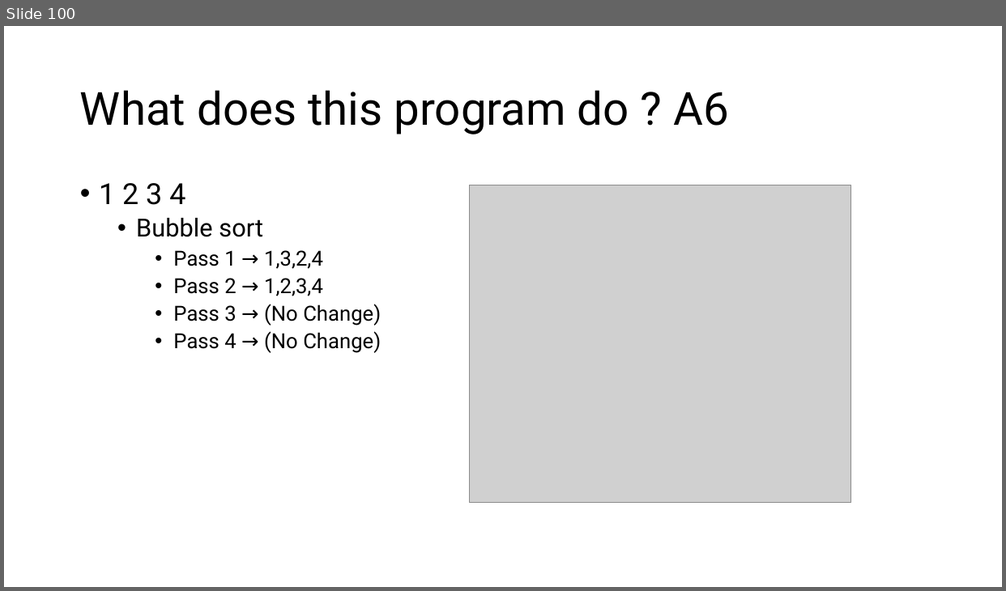
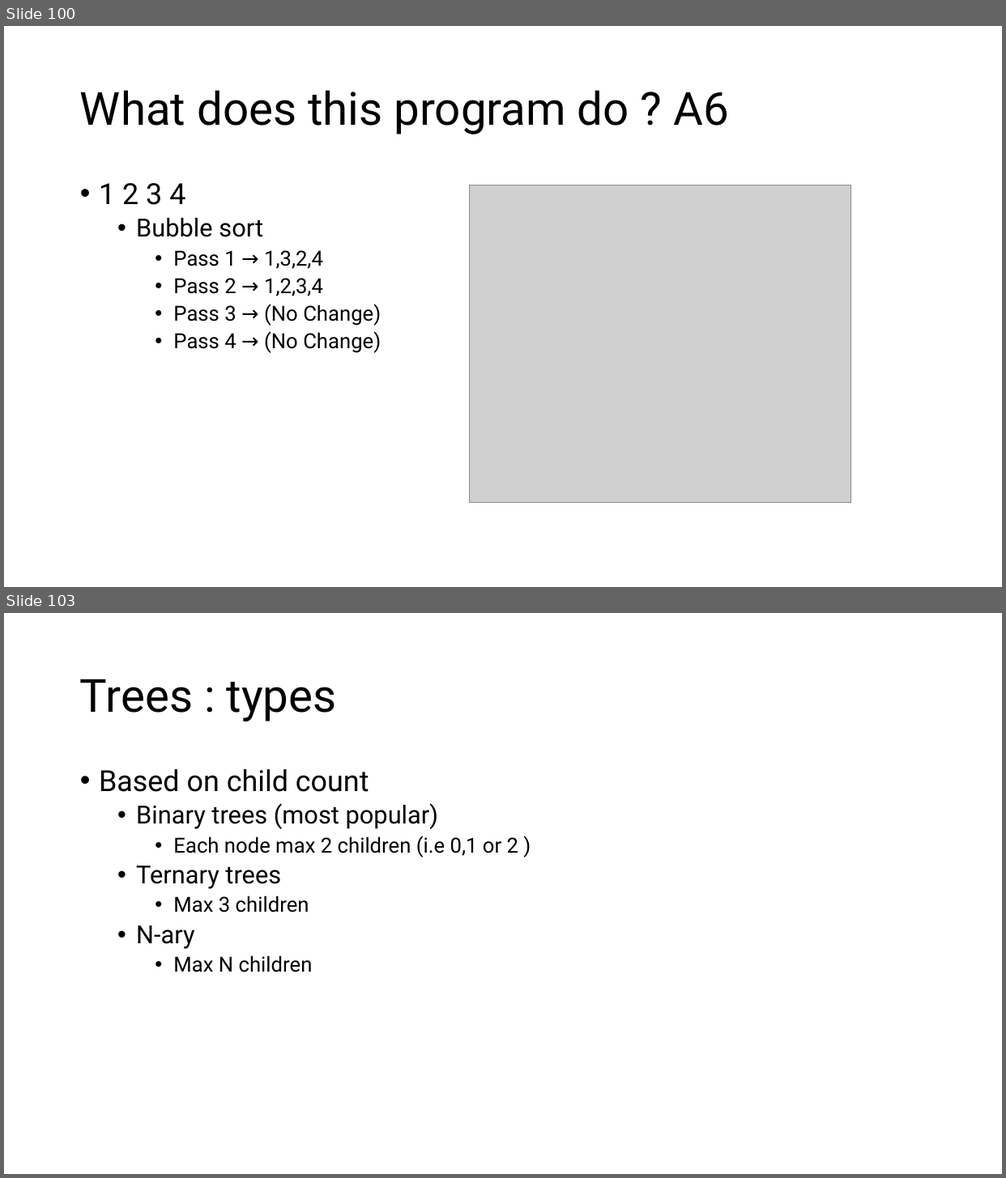
Before and after one commit to MoklaEducation/ems_winter_2025_acsl101, a slide deck: all/ExploringCSConceptsViaACSLCompetitions_all.pptx. Shown one above the other, each under a label of ours: slide 100 before the commit, slides 100 and 103 after it; the slides between them are not shown. The pictures are 1006x591 and 1006x1178 pixels, drawn with LibreOffice and Linux fonts; fonts in the diff are those of the drawing; grey boxes stand for pictures. Boxes give left, top, right and bottom in pixels: in the first picture for what was removed or moved away, otherwise in the second. Text is boxed around its words. In the diff, an @@ line names an element or a change of style, - is before the commit and + after.

Commit message:
Trees

```diff
--- a/all/ExploringCSConceptsViaACSLCompetitions_all.pptx
+++ b/all/ExploringCSConceptsViaACSLCompetitions_all.pptx
@@ slide 103 added at [4, 613, 1002, 1174], background #FFFFFF @@
@@ title added at [80, 679, 337, 722], 44 pt, text #000000 @@
+Trees : types
@@ text added at [99, 769, 518, 973], 20 pt, text #000000 @@
+• Based on child count
+  • Binary trees (most popular)
+    • Each node max 2 children (i.e 0,1 or 2 )
+  • Ternary trees
+    • Max 3 children
+  • N-ary
+    • Max N children
```
Also in this commit, not shown: 7 other slides added, 1 other file.
